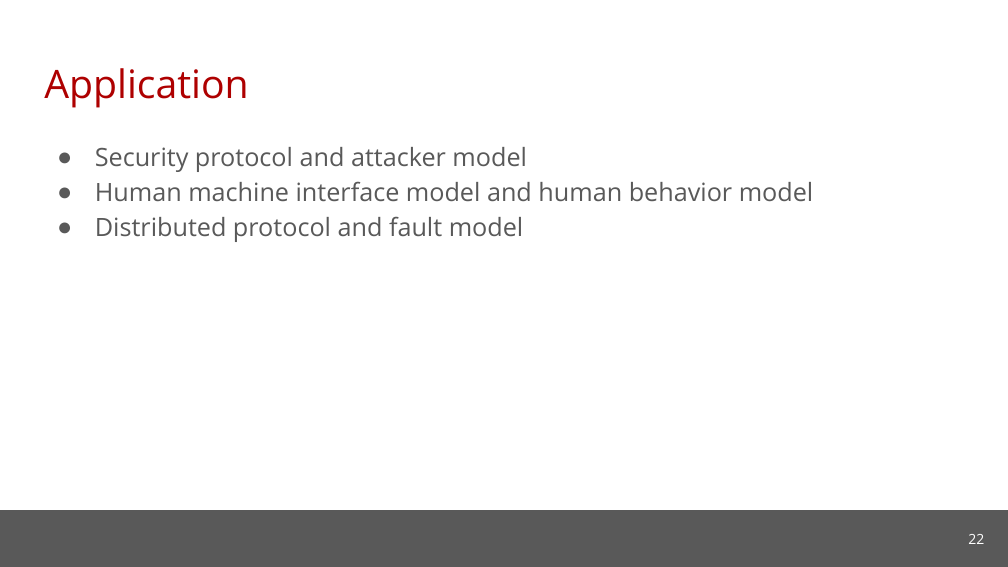
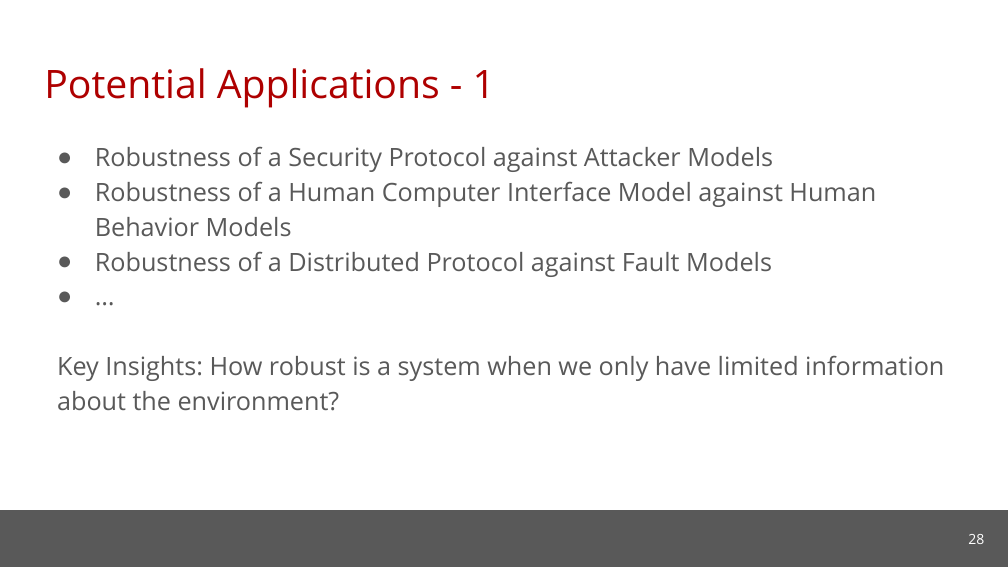
Before and after one commit to cmu-soda/Robustness, a slide deck: slide 28 of Robustness.pptx (slide 22 before the commit). Drawn at 1008x567 pixels with LibreOffice and Linux fonts; fonts in the diff are those of the drawing; background and template pictures are left out. Boxes give left, top, right and bottom in pixels: in the first picture for what was removed or moved away, otherwise in the second. Text is boxed around its words. In the diff, an @@ line names an element or a change of style, - is before the commit and + after.

```diff
--- a/Robustness.pptx
+++ b/Robustness.pptx
@@ title at (44,68,495,108): text changed @@
-Application
+Potential Applications - 1
@@ text at (57,146,944,411): text changed @@
-● Security protocol and attacker model
-● Human machine interface model and human behavior model
-● Distributed protocol and fault model
+● Robustness of a Security Protocol against Attacker Models
+● Robustness of a Human Computer Interface Model against Human Behavior Models
+● Robustness of a Distributed Protocol against Fault Models
+● …
+Key Insights: How robust is a system when we only have limited information about the environment?
@@ page number at (968,534,984,544): text changed @@
-22
+28
```
Also in this commit, not shown: 5 other slides changed, 9 slides added, 1 slide removed.
